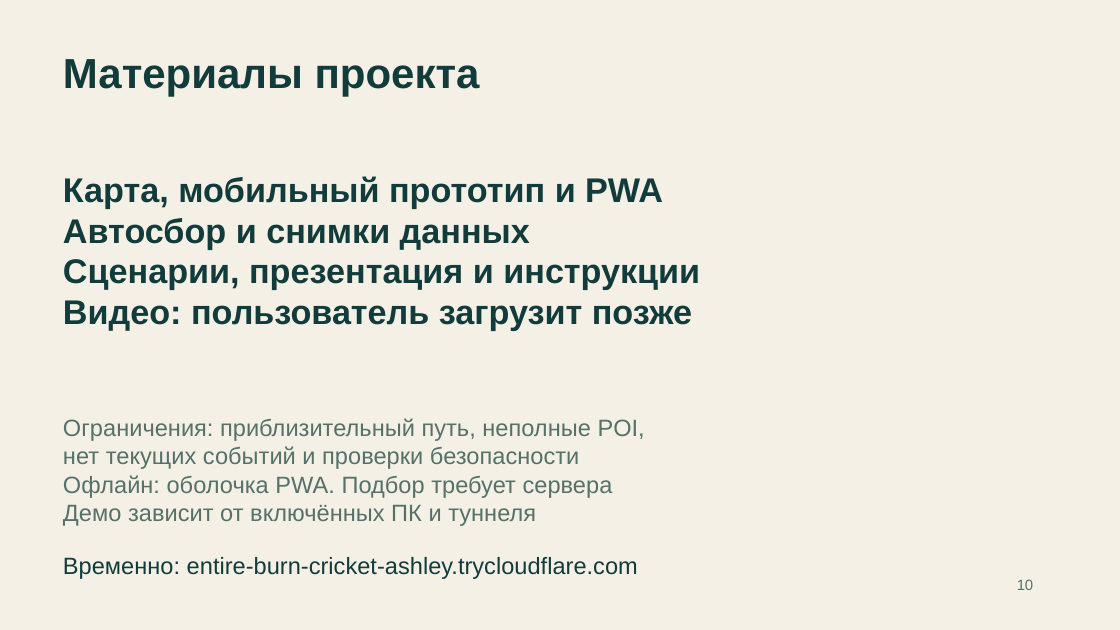
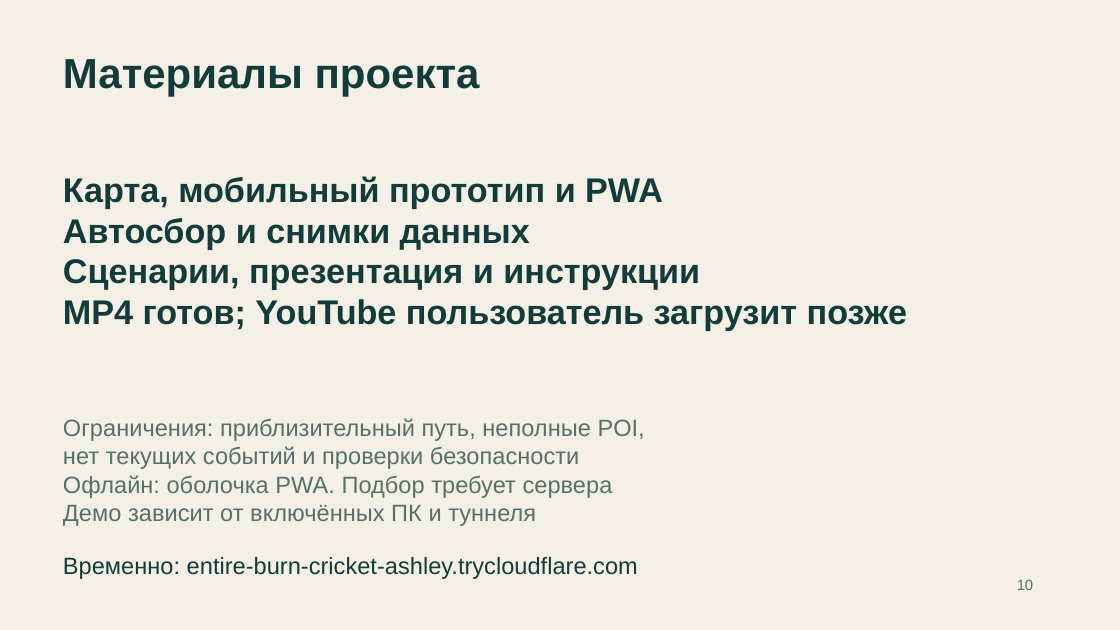
Before and after one commit to ltybcs/astana-walks-ai, a slide deck: slide 10 of output/presentations/astana-walks.pptx. Drawn at 1120x630 pixels with LibreOffice and Linux fonts; fonts in the diff are those of the drawing. Boxes give left, top, right and bottom in pixels: in the first picture for what was removed or moved away, otherwise in the second. Text is boxed around its words. In the diff, an @@ line names an element or a change of style, - is before the commit and + after.

```diff
--- a/output/presentations/astana-walks.pptx
+++ b/output/presentations/astana-walks.pptx
@@ text at (63,299,907,331): text changed @@
-Видео: пользователь загрузит позже
+MP4 готов; YouTube пользователь загрузит позже
```
Also in this commit, not shown: 17 other files.
